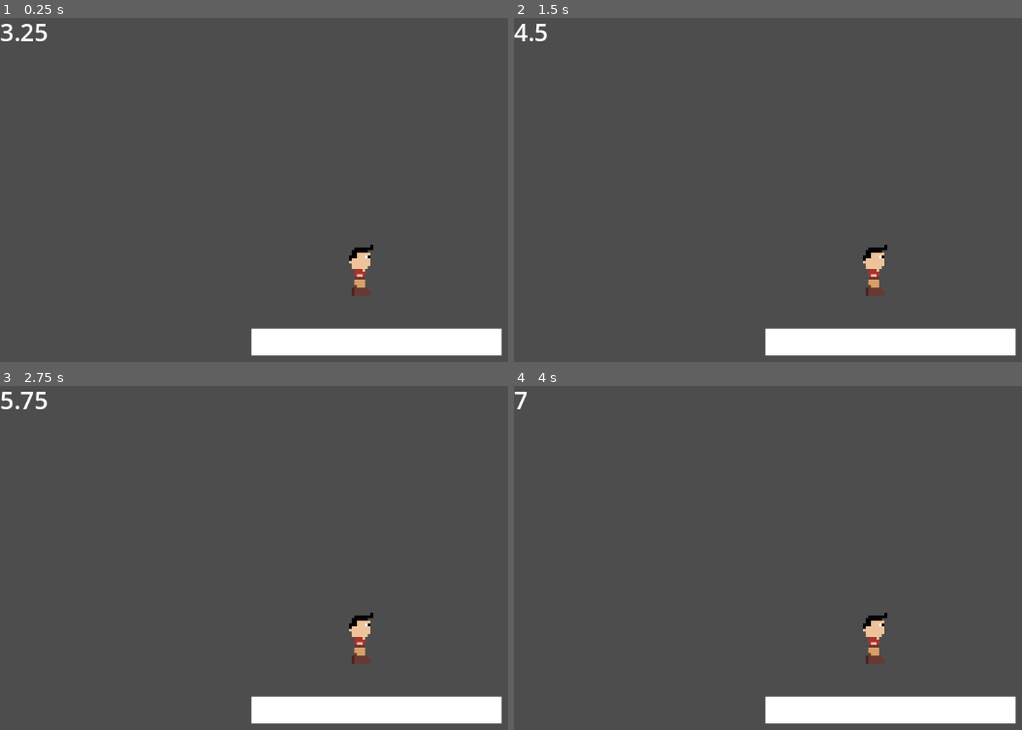
Above: before the commit, frames 1-4 (two rows, left to right).
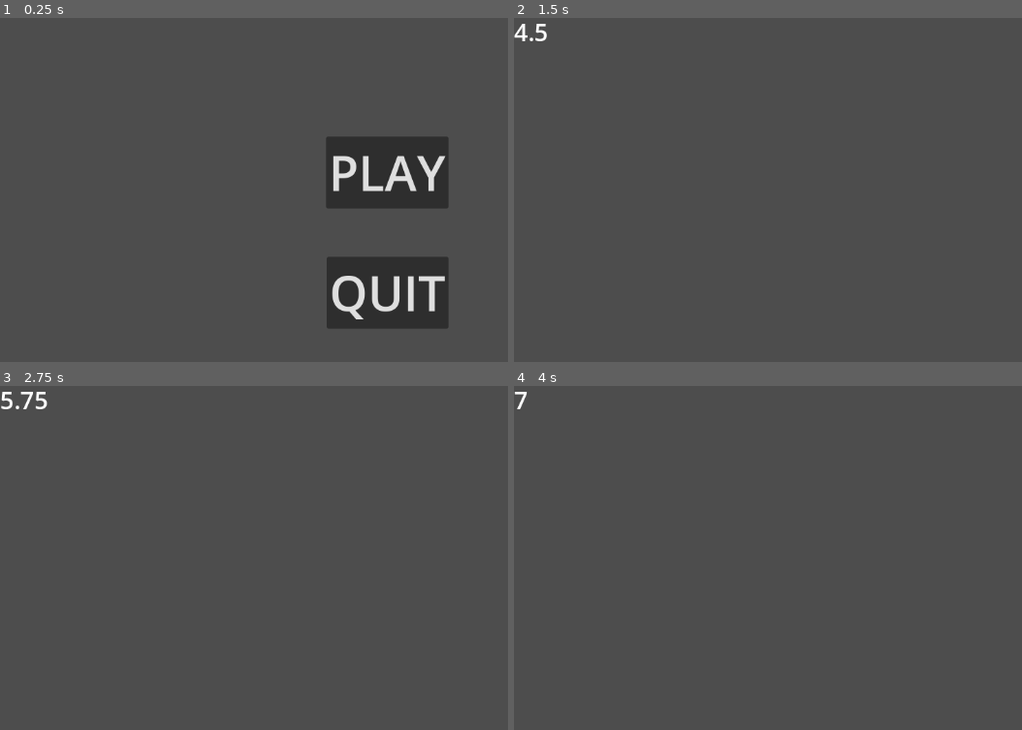
Above: after the commit, the same moments.

Repository: akiiris/lavaboy
Game: Godot game, scene res://scenes/game.tscn
The game is run twice, just before and just after one commit, with the same random seed, the same clock (stepped at 60 frames per second) and the same inputs.
Inputs (mouse positions are in pixels of both pictures, inside the frame that each line leads up to):
- Up to frame 1 (0.25 s): no input
- Up to frame 2 (1.5 s): click (900, 172) at 0.5 s, where only the run after the commit has a clickable "PLAY"
- Up to frame 3 (2.75 s): no input
- Up to frame 4 (4 s): no input

The runs differ from the first frame. In frame 1, 14% of the frame differs, in the area x 0-99%, y 1-99%; in frame 2, 4.5%; in frame 3, 4.5%; in frame 4, 4.5%.

Commit message:
Add title screen

Diff:
--- a/scenes/game.gd
+++ b/scenes/game.gd
@@ -1,11 +1,18 @@
 extends Node2D
 
+const map_selection_scene: PackedScene = preload("res://scenes/ui/map_selection/map_selection.tscn")
+var map_selection_instance = map_selection_scene.instantiate()
 
-# Called when the node enters the scene tree for the first time.
-func _ready():
-	pass # Replace with function body.
+const lava_map_scene: PackedScene = preload("res://scenes/maps/lava_map/lava_map.tscn")
 
 
-# Called every frame. 'delta' is the elapsed time since the previous frame.
+func _ready():
+	add_child(map_selection_instance)
+
+
 func _process(delta):
-	$Score.text = str(Time.get_ticks_msec()/1000.0)
+	pass
+
+
+func start_game(map):
+	add_child(map)
--- a/scenes/game.tscn
+++ b/scenes/game.tscn
@@ -1,23 +1,6 @@
-[gd_scene load_steps=4 format=3 uid="uid://bxshw5tc5qn8b"]
+[gd_scene load_steps=2 format=3 uid="uid://bxshw5tc5qn8b"]
 
-[ext_resource type="PackedScene" uid="uid://uf2ledpt5k7e" path="res://scenes/platform/platform.tscn" id="1_aolnv"]
 [ext_resource type="Script" path="res://scenes/game.gd" id="1_hend1"]
-[ext_resource type="PackedScene" uid="uid://da4xy24jmwh6l" path="res://scenes/player/player.tscn" id="2_opu1n"]
 
 [node name="Game" type="Node2D"]
 script = ExtResource("1_hend1")
-
-[node name="Camera2D" type="Camera2D" parent="."]
-position = Vector2(576, 324)
-metadata/_edit_lock_ = true
-
-[node name="Platform" parent="." instance=ExtResource("1_aolnv")]
-position = Vector2(374, 467)
-
-[node name="Player" parent="." instance=ExtResource("2_opu1n")]
-position = Vector2(535, 378)
-
-[node name="Score" type="Label" parent="."]
-offset_right = 40.0
-offset_bottom = 23.0
-theme_override_font_sizes/font_size = 36
--- /dev/null
+++ b/scenes/maps/lava_map/lava_map.gd
@@ -0,0 +1,10 @@
+extends Node2D
+
+
+
+func _ready():
+	pass
+
+
+func _process(delta):
+	$Score.text = str(Time.get_ticks_msec()/1000.0)
--- /dev/null
+++ b/scenes/maps/lava_map/lava_map.tscn
@@ -0,0 +1,16 @@
+[gd_scene load_steps=2 format=3 uid="uid://c2lj2s6b37ov4"]
+
+[ext_resource type="Script" path="res://scenes/maps/lava_map/lava_map.gd" id="1_6y1m7"]
+
+[node name="LavaMap" type="Node2D"]
+script = ExtResource("1_6y1m7")
+
+[node name="Camera" type="Camera2D" parent="."]
+
+[node name="Score" type="Label" parent="."]
+offset_left = -576.0
+offset_top = -324.0
+offset_right = -536.0
+offset_bottom = -274.0
+theme_override_font_sizes/font_size = 36
+metadata/_edit_lock_ = true
--- /dev/null
+++ b/scenes/ui/map_selection/map_selection.gd
@@ -0,0 +1,16 @@
+extends Node2D
+
+@onready var game_node = get_tree().root.get_node("Game")
+
+const lava_map_scene: PackedScene = preload("res://scenes/maps/lava_map/lava_map.tscn")
+
+
+func _on_btn_play_pressed():
+	if $BtnPlay.is_hovered():
+		game_node.start_game(lava_map_scene.instantiate())
+		queue_free()
+
+
+func _on_btn_quit_pressed():
+	if $BtnQuit.is_hovered():
+		get_tree().quit()
--- /dev/null
+++ b/scenes/ui/map_selection/map_selection.tscn
@@ -0,0 +1,30 @@
+[gd_scene load_steps=2 format=3 uid="uid://bqt5782yuqc58"]
+
+[ext_resource type="Script" path="res://scenes/ui/map_selection/map_selection.gd" id="1_g7fqc"]
+
+[node name="MapSelection" type="Node2D"]
+script = ExtResource("1_g7fqc")
+
+[node name="Camera" type="Camera2D" parent="."]
+metadata/_edit_lock_ = true
+
+[node name="BtnPlay" type="Button" parent="."]
+offset_left = -91.0
+offset_top = -143.0
+offset_right = 91.0
+offset_bottom = -36.0
+theme_override_font_sizes/font_size = 72
+text = "PLAY"
+metadata/_edit_lock_ = true
+
+[node name="BtnQuit" type="Button" parent="."]
+offset_left = -90.5
+offset_top = 36.0
+offset_right = 90.5
+offset_bottom = 143.0
+theme_override_font_sizes/font_size = 72
+text = "QUIT"
+metadata/_edit_lock_ = true
+
+[connection signal="pressed" from="BtnPlay" to="." method="_on_btn_play_pressed"]
+[connection signal="pressed" from="BtnQuit" to="." method="_on_btn_quit_pressed"]
